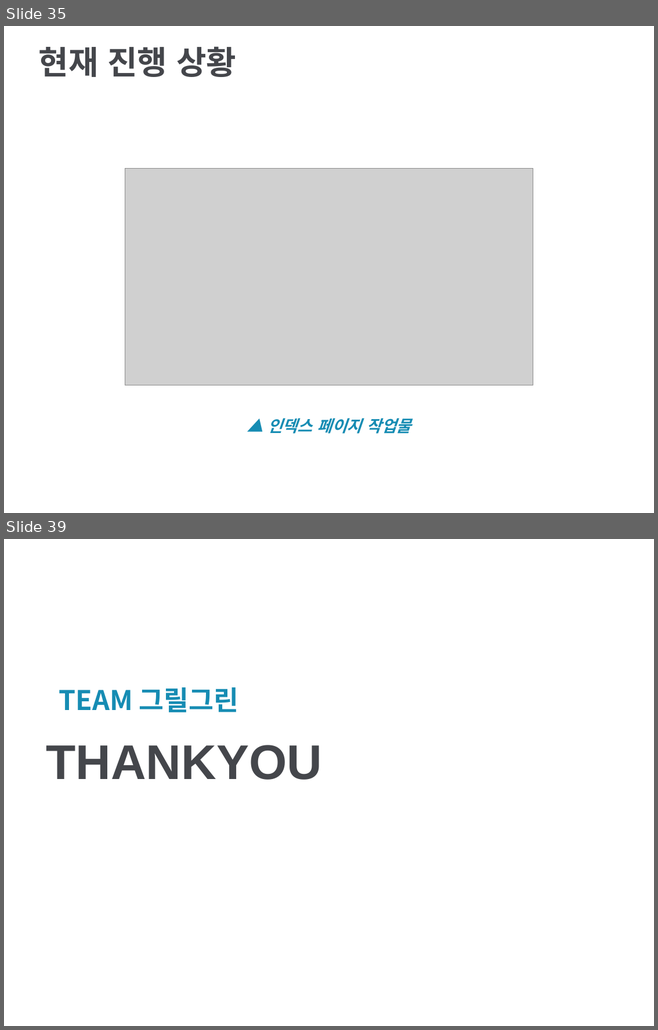
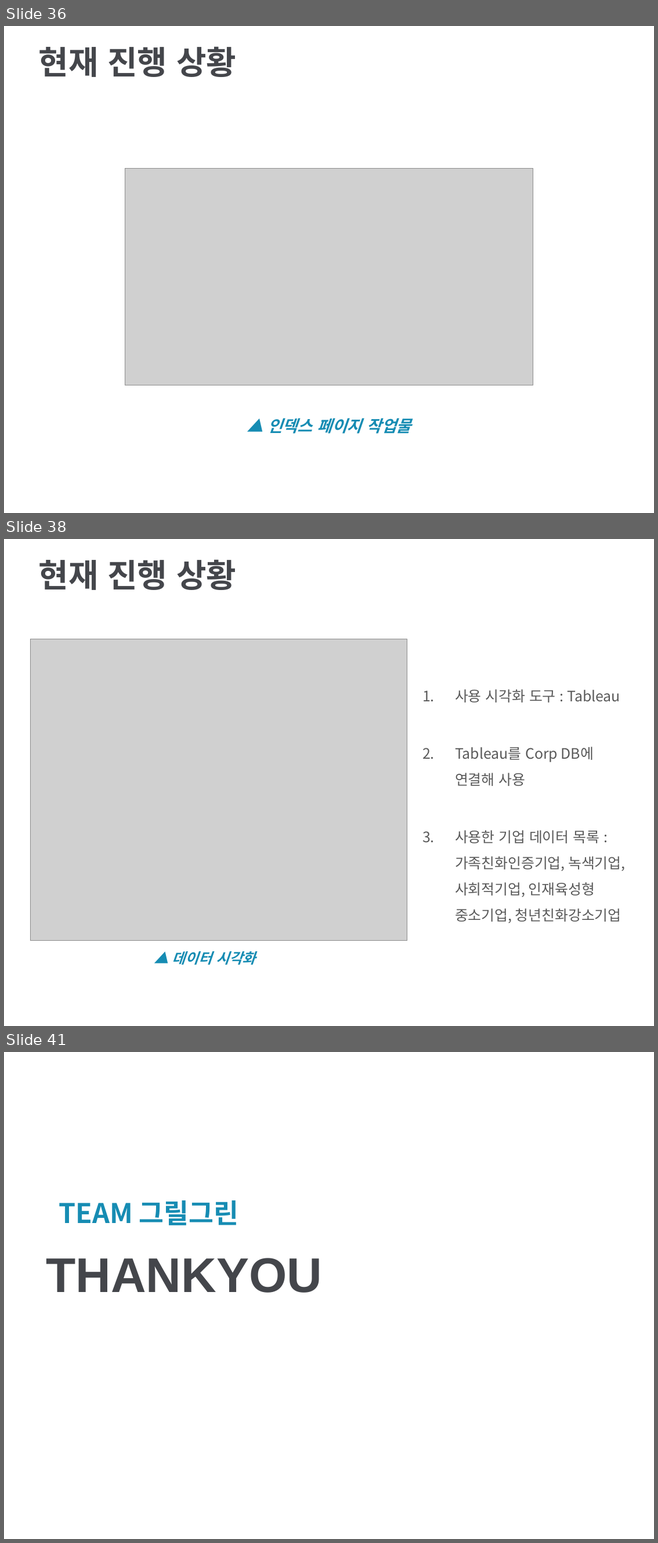
Before and after one commit to DrawGreen2021/Presentation, a slide deck: 팀 그릴그린 중간발표(사업계획서).pptx. Shown one above the other, each under a label of ours: slides 35 and 39 before the commit, slides 36, 38 and 41 after it; the slides between them are not shown. The pictures are 658x1030 and 658x1543 pixels, drawn with LibreOffice and Linux fonts; fonts in the diff are those of the drawing; grey boxes stand for pictures; background and template pictures are left out. Boxes give left, top, right and bottom in pixels: in the first picture for what was removed or moved away, otherwise in the second. Text is boxed around its words. In the diff, an @@ line names an element or a change of style, - is before the commit and + after.

```diff
--- a/팀 그릴그린 중간발표(사업계획서).pptx
+++ b/팀 그릴그린 중간발표(사업계획서).pptx
@@ slide 38 added at box(4, 539, 654, 1026), background picture (left out) @@
@@ title added at box(39, 559, 236, 590), 36 pt, text #44464B, bold @@
+현재 진행 상황
@@ picture added at box(30, 639, 407, 940) @@
@@ text added at box(455, 689, 625, 924), 16 pt, text #595959 @@
+1. 사용 시각화 도구 : Tableau
+2. Tableau를 Corp DB에 연결해 사용
+3. 사용한 기업 데이터 목록 : 가족친화인증기업, 녹색기업, 사회적기업, 인재육성형
+   중소기업, 청년친화강소기업
@@ text added at box(172, 951, 256, 965), 16 pt, text #168CB3, bold, italic @@
+▲ 데이터 시각화
@@ what was slide 35 is now slide 36 @@
@@ what was slide 39 is now slide 41 @@
```
Also in this commit, not shown: 10 slides changed, 3 other slides added, 2 slides removed, 2 other files.
